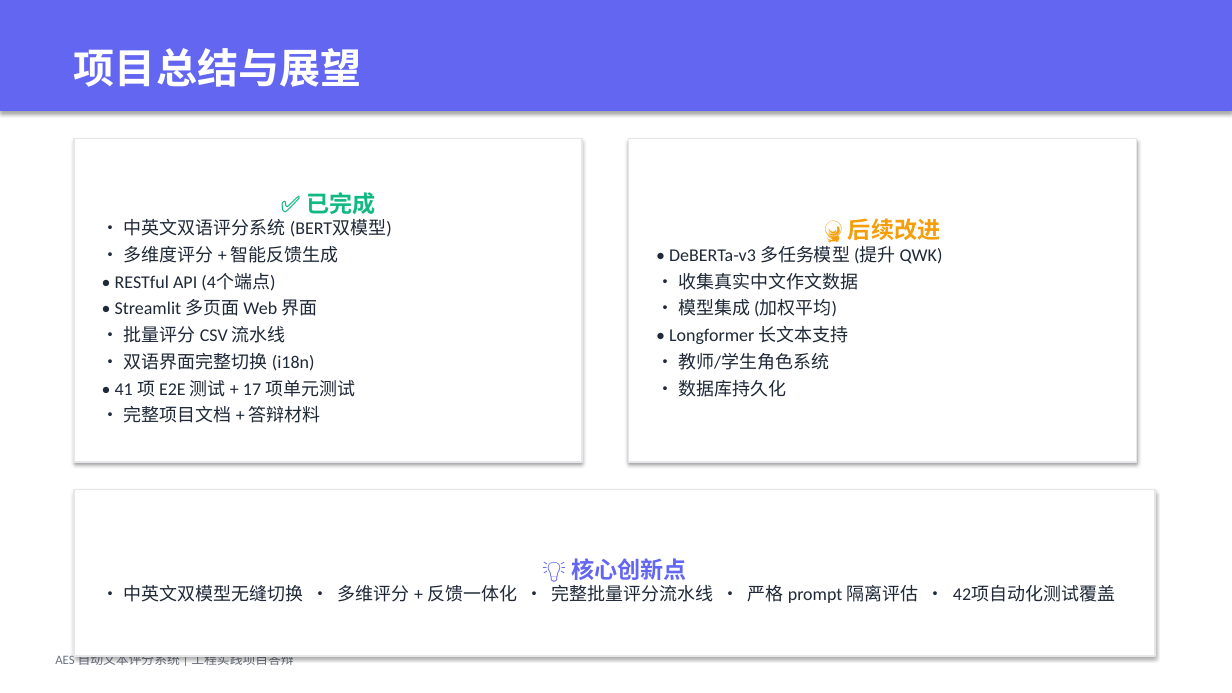
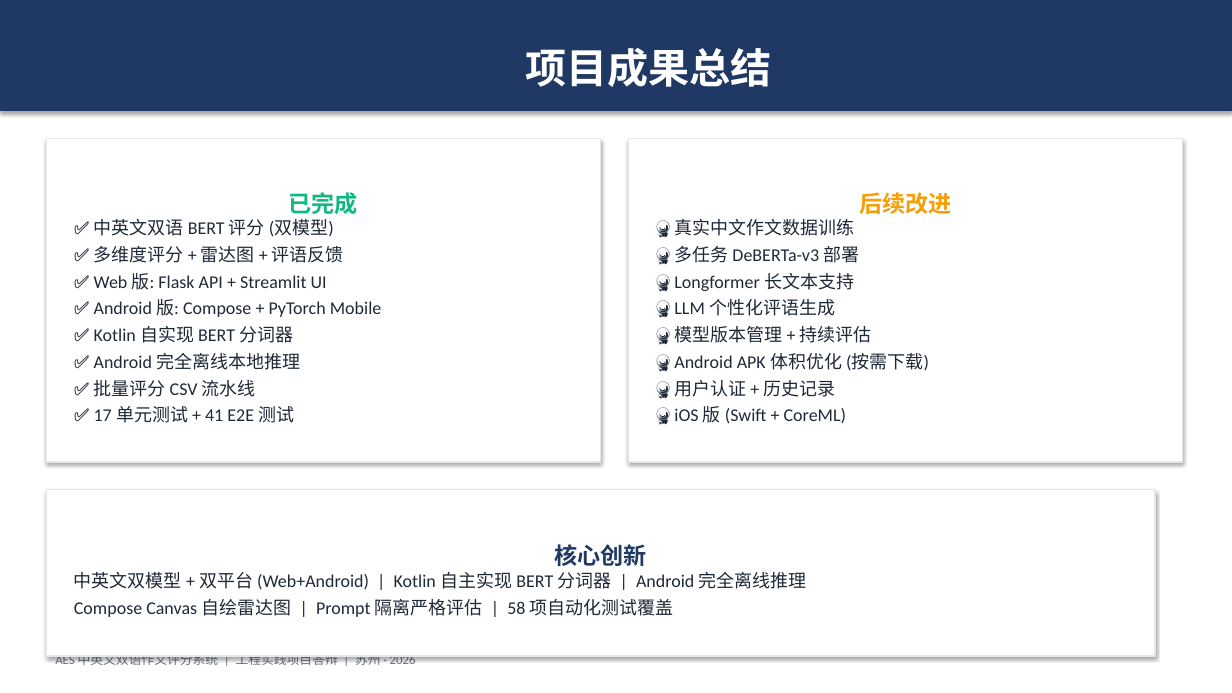
Before and after one commit to Dearsilly/lab, a slide deck: slide 12 of doc/AES_答辩PPT.pptx. Drawn at 1232x693 pixels with LibreOffice and Linux fonts; fonts in the diff are those of the drawing. Boxes give left, top, right and bottom in pixels: in the first picture for what was removed or moved away, otherwise in the second. Text is boxed around its words. In the diff, an @@ line names an element or a change of style, - is before the commit and + after.

Commit message:
docs: add defense Word report and PPT with Android content

```diff
--- a/doc/AES_答辩PPT.pptx
+++ b/doc/AES_答辩PPT.pptx
@@ rectangle "项目成果总结" at bbox=[0, 0, 1232, 111]: fill #6366F1 to #1F3864 @@
@@ text in rectangle at bbox=[525, 48, 771, 87]: text changed @@
-项目总结与展望
+项目成果总结
@@ rectangle "已完成": place and size @@
-rectangle "已完成" at bbox=[74, 139, 582, 462]
+rectangle "已完成" at bbox=[46, 139, 601, 462]
@@ rectangle "后续改进": place and size @@
-rectangle "后续改进" at bbox=[628, 139, 1137, 462]
+rectangle "后续改进" at bbox=[628, 139, 1183, 462]
@@ text in rectangle at bbox=[94, 192, 381, 423]: text changed @@
-✅ 已完成
-• 中英文双语评分系统 (BERT双模型)
-• 多维度评分 + 智能反馈生成
-• RESTful API (4个端点)
-• Streamlit 多页面 Web 界面
-• 批量评分 CSV 流水线
-• 双语界面完整切换 (i18n)
-• 41 项 E2E 测试 + 17 项单元测试
-• 完整项目文档 + 答辩材料
+已完成
+✅ 中英文双语 BERT 评分 (双模型)
+✅ 多维度评分 + 雷达图 + 评语反馈
+✅ Web 版: Flask API + Streamlit UI
+✅ Android 版: Compose + PyTorch Mobile
+✅ Kotlin 自实现 BERT 分词器
+✅ Android 完全离线本地推理
+✅ 批量评分 CSV 流水线
+✅ 17 单元测试 + 41 E2E 测试
@@ text in rectangle at bbox=[674, 192, 951, 424]: text changed @@
-🔮 后续改进
-• DeBERTa-v3 多任务模型 (提升 QWK)
-• 收集真实中文作文数据
-• 模型集成 (加权平均)
-• Longformer 长文本支持
-• 教师/学生角色系统
-• 数据库持久化
+后续改进
+🔮 真实中文作文数据训练
+🔮 多任务 DeBERTa-v3 部署
+🔮 Longformer 长文本支持
+🔮 LLM 个性化评语生成
+🔮 模型版本管理 + 持续评估
+🔮 Android APK 体积优化 (按需下载)
+🔮 用户认证 + 历史记录
+🔮 iOS 版 (Swift + CoreML)
@@ rectangle "核心创新": place and size @@
-rectangle "核心创新" at bbox=[74, 490, 1155, 656]
+rectangle "核心创新" at bbox=[46, 490, 1155, 656]
@@ text in rectangle at bbox=[74, 544, 807, 617]: text changed @@
-💡 核心创新点
-• 中英文双模型无缝切换 • 多维评分 + 反馈一体化 • 完整批量评分流水线 • 严格 prompt 隔离评估 • 42项自动化测试覆盖
+核心创新
+中英文双模型 + 双平台 (Web+Android) | Kotlin 自主实现 BERT 分词器 | Android 完全离线推理
+Compose Canvas 自绘雷达图 | Prompt 隔离严格评估 | 58 项自动化测试覆盖
@@ text at bbox=[55, 657, 416, 665]: text changed @@
-AES 自动文本评分系统 | 工程实践项目答辩
+AES 中英文双语作文评分系统 | 工程实践项目答辩 | 苏州 · 2026
```
Also in this commit, not shown: 8 other slides changed, 4 slides added, 4 slides removed, 3 other files.
